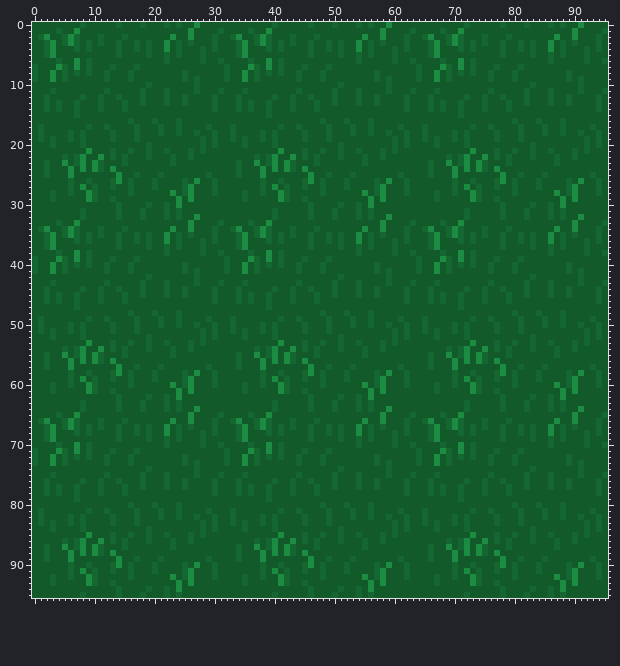
Sprite sheet: CongressionalAppChallenge/Assets/Scenes/AW/Art/Grass.png. This is how it looked before the edit.
The file is 96x96 pixels.
New version:
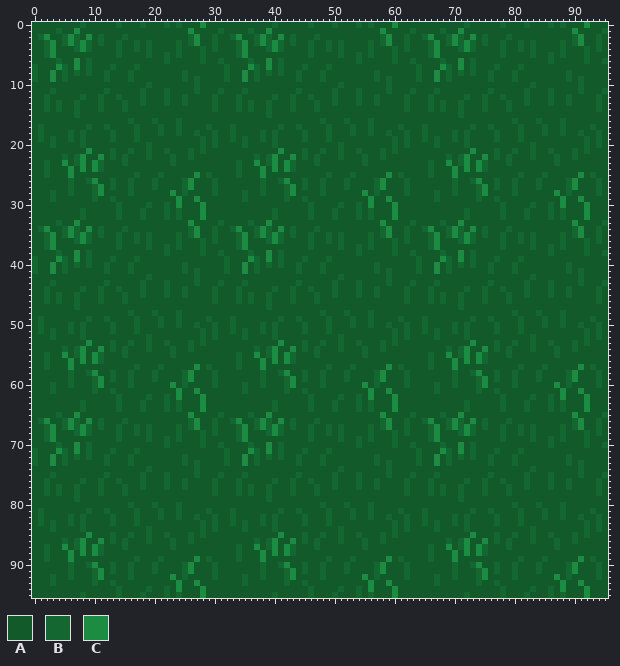
Palette (. is transparent): A #135a2b  B #146730  C #1d8c43
Changes in this commit:
The edit turns colour C into colour A in row 0 at x 27, 59 and 91; in row 2 at x 23, 55 and 87; in rows 3 to 4 at x 22, 54 and 86; in row 24 at x 13, 45 and 77; in row 25 at x 14, 46 and 78; in row 26 at x 14, 27, 46, 59, 78 and 91.
The edit turns colour C into colour A in row 27 at x 8, 40 and 72; in rows 28 to 29 at x 9, 26, 41, 58, 73 and 90; in row 32 at x 27, 59 and 91; in row 34 at x 23, 55 and 87; in rows 35 to 36 at x 22, 54 and 86; in row 56 at x 13, 45 and 77.
The edit turns colour C into colour A in row 57 at x 14, 46 and 78; in row 58 at x 14, 27, 46, 59, 78 and 91; in row 59 at x 8, 40 and 72; in rows 60 to 61 at x 9, 26, 41, 58, 73 and 90; in row 64 at x 27, 59 and 91; in row 66 at x 23, 55 and 87.
The edit turns colour C into colour A in rows 67 to 68 at x 22, 54 and 86; in row 88 at x 13, 45 and 77; in row 89 at x 14, 46 and 78; in row 90 at x 14, 27, 46, 59, 78 and 91; in row 91 at x 8, 40 and 72; in rows 92 to 93 at x 9, 26, 41, 58, 73 and 90.
The edit turns colour C into colour B in row 2 at x 26, 58 and 90; in row 34 at x 26, 58 and 90; in row 66 at x 26, 58 and 90.
The edit turns colour A into colour C in row 0 at x 28, 60 and 92; in row 2 at x 9, 27, 41, 59, 73 and 91; in row 3 at x 8, 27, 40, 59, 72 and 91; in row 4 at x 8, 40 and 72; in row 25 at x 27, 59 and 91; in row 26 at x 10, 26, 42, 58, 74 and 90.
The edit turns colour A into colour C in rows 27 to 28 at x 11, 43 and 75; in row 29 at x 27, 59 and 91; in rows 30 to 32 at x 28, 60 and 92; in row 34 at x 9, 27, 41, 59, 73 and 91; in row 35 at x 8, 27, 40, 59, 72 and 91; in row 36 at x 8, 40 and 72.
The edit turns colour A into colour C in row 57 at x 27, 59 and 91; in row 58 at x 10, 26, 42, 58, 74 and 90; in rows 59 to 60 at x 11, 43 and 75; in row 61 at x 27, 59 and 91; in rows 62 to 64 at x 28, 60 and 92; in row 66 at x 9, 27, 41, 59, 73 and 91.
The edit turns colour A into colour C in row 67 at x 8, 27, 40, 59, 72 and 91; in row 68 at x 8, 40 and 72; in row 89 at x 27, 59 and 91; in row 90 at x 10, 26, 42, 58, 74 and 90; in rows 91 to 92 at x 11, 43 and 75; in row 93 at x 27, 59 and 91.
The edit turns colour A into colour C in rows 94 to 95 at x 28, 60 and 92.
